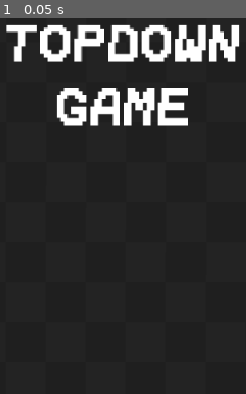
Above: before the commit, frame 1.
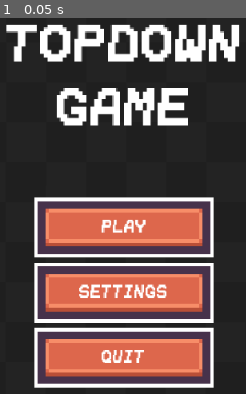
Above: after the commit, the same moment.

Repository: exglegaming/Top-Down-Game
Game: Godot game, scene res://scenes/ui/main_menu.tscn
Two runs of this game, one before a commit and one after it. Both use one fixed random seed, a clock stepped at 60 frames per second and the inputs below. The project has no main scene, so this scene is started directly.
Inputs:
- Up to frame 1 (0.05 s): no input

The runs differ from the first frame. In frame 1, 35% of the frame differs, in the area x 13-87%, y 47-99%.

Commit message:
added buttons

Diff:
--- /dev/null
+++ b/extra/font_16.tres
@@ -0,0 +1,6 @@
+[gd_resource type="LabelSettings" format=3 uid="uid://4rm1gvou0f2t"]
+
+[ext_resource type="FontFile" uid="uid://cmkei0r5t77jr" path="res://assets/font/Lilian.ttf" id="1_r2nvn"]
+
+[resource]
+font = ExtResource("1_r2nvn")
--- a/scenes/ui/main_menu.tscn
+++ b/scenes/ui/main_menu.tscn
@@ -4,10 +4,36 @@
 [ext_resource type="Texture2D" uid="uid://bjnh3sonwurje" path="res://assets/sprites/background_tiled.png" id="2_fe2o3"]
 [ext_resource type="Shader" uid="uid://c47o1a0f13bfo" path="res://shaders/ui/background.gdshader" id="2_m1kxf"]
 [ext_resource type="LabelSettings" uid="uid://vxh5qk55fkll" path="res://extra/font_48.tres" id="4_m1kxf"]
+[ext_resource type="Texture2D" uid="uid://dy8e3xkc5qdbp" path="res://assets/sprites/interface/Tilemap/tilemap_packed.png" id="5_x2yvf"]
+[ext_resource type="LabelSettings" uid="uid://4rm1gvou0f2t" path="res://extra/font_16.tres" id="6_uhagc"]
 
 [sub_resource type="ShaderMaterial" id="ShaderMaterial_1g8jr"]
 shader = ExtResource("2_m1kxf")
 shader_parameter/speed = 0.5
+
+[sub_resource type="AtlasTexture" id="AtlasTexture_uhagc"]
+atlas = ExtResource("5_x2yvf")
+region = Rect2(112, 48, 48, 16)
+
+[sub_resource type="AtlasTexture" id="AtlasTexture_8g5eo"]
+atlas = ExtResource("5_x2yvf")
+region = Rect2(112, 48, 48, 16)
+
+[sub_resource type="AtlasTexture" id="AtlasTexture_7suek"]
+atlas = ExtResource("5_x2yvf")
+region = Rect2(112, 48, 48, 16)
+
+[sub_resource type="AtlasTexture" id="AtlasTexture_btxxm"]
+atlas = ExtResource("5_x2yvf")
+region = Rect2(176, 48, 48, 16)
+
+[sub_resource type="AtlasTexture" id="AtlasTexture_wb0q5"]
+atlas = ExtResource("5_x2yvf")
+region = Rect2(176, 48, 48, 16)
+
+[sub_resource type="AtlasTexture" id="AtlasTexture_q85j6"]
+atlas = ExtResource("5_x2yvf")
+region = Rect2(176, 48, 48, 16)
 
 [node name="MainMenu" type="Control" unique_id=1242548632]
 layout_mode = 3
@@ -43,3 +69,289 @@
 GAME"
 label_settings = ExtResource("4_m1kxf")
 horizontal_alignment = 1
+
+[node name="MainButtons" type="Control" parent="." unique_id=1503909581]
+custom_minimum_size = Vector2(350, 220)
+layout_mode = 1
+anchors_preset = 8
+anchor_left = 0.5
+anchor_top = 0.5
+anchor_right = 0.5
+anchor_bottom = 0.5
+offset_left = -175.0
+offset_top = -59.0
+offset_right = 175.0
+offset_bottom = 161.0
+grow_horizontal = 2
+grow_vertical = 2
+
+[node name="VBoxContainer" type="VBoxContainer" parent="MainButtons" unique_id=1439207052]
+layout_mode = 1
+anchors_preset = 15
+anchor_right = 1.0
+anchor_bottom = 1.0
+grow_horizontal = 2
+grow_vertical = 2
+alignment = 1
+
+[node name="Play" type="Control" parent="MainButtons/VBoxContainer" unique_id=1689606340]
+custom_minimum_size = Vector2(0, 48)
+layout_mode = 2
+
+[node name="PlayButton" type="TextureButton" parent="MainButtons/VBoxContainer/Play" unique_id=533779624]
+custom_minimum_size = Vector2(180, 48)
+layout_mode = 1
+anchors_preset = 8
+anchor_left = 0.5
+anchor_top = 0.5
+anchor_right = 0.5
+anchor_bottom = 0.5
+offset_left = -90.0
+offset_top = -24.0
+offset_right = 90.0
+offset_bottom = 24.0
+grow_horizontal = 2
+grow_vertical = 2
+texture_normal = SubResource("AtlasTexture_uhagc")
+ignore_texture_size = true
+stretch_mode = 5
+
+[node name="Label" type="Label" parent="MainButtons/VBoxContainer/Play/PlayButton" unique_id=120800983]
+layout_mode = 1
+anchors_preset = 15
+anchor_right = 1.0
+anchor_bottom = 1.0
+grow_horizontal = 2
+grow_vertical = 2
+text = "PLAY"
+label_settings = ExtResource("6_uhagc")
+horizontal_alignment = 1
+vertical_alignment = 1
+
+[node name="Settings" type="Control" parent="MainButtons/VBoxContainer" unique_id=1854629689]
+custom_minimum_size = Vector2(0, 48)
+layout_mode = 2
+
+[node name="SettingsButton" type="TextureButton" parent="MainButtons/VBoxContainer/Settings" unique_id=2056722099]
+custom_minimum_size = Vector2(180, 48)
+layout_mode = 1
+anchors_preset = 8
+anchor_left = 0.5
+anchor_top = 0.5
+anchor_right = 0.5
+anchor_bottom = 0.5
+offset_left = -90.0
+offset_top = -24.0
+offset_right = 90.0
+offset_bottom = 24.0
+grow_horizontal = 2
+grow_vertical = 2
+texture_normal = SubResource("AtlasTexture_8g5eo")
+ignore_texture_size = true
+stretch_mode = 5
+
+[node name="Label" type="Label" parent="MainButtons/VBoxContainer/Settings/SettingsButton" unique_id=429295739]
+layout_mode = 1
+anchors_preset = 15
+anchor_right = 1.0
+anchor_bottom = 1.0
+grow_horizontal = 2
+grow_vertical = 2
+text = "SETTINGS"
+label_settings = ExtResource("6_uhagc")
+horizontal_alignment = 1
+vertical_alignment = 1
+
+[node name="Quit" type="Control" parent="MainButtons/VBoxContainer" unique_id=2136569765]
+custom_minimum_size = Vector2(0, 48)
+layout_mode = 2
+
+[node name="QuitButton" type="TextureButton" parent="MainButtons/VBoxContainer/Quit" unique_id=965024046]
+custom_minimum_size = Vector2(180, 48)
+layout_mode = 1
+anchors_preset = 8
+anchor_left = 0.5
+anchor_top = 0.5
+anchor_right = 0.5
+anchor_bottom = 0.5
+offset_left = -90.0
+offset_top = -24.0
+offset_right = 90.0
+offset_bottom = 24.0
+grow_horizontal = 2
+grow_vertical = 2
+texture_normal = SubResource("AtlasTexture_7suek")
+ignore_texture_size = true
+stretch_mode = 5
+
+[node name="Label" type="Label" parent="MainButtons/VBoxContainer/Quit/QuitButton" unique_id=335364743]
+layout_mode = 1
+anchors_preset = 15
+anchor_right = 1.0
+anchor_bottom = 1.0
+grow_horizontal = 2
+grow_vertical = 2
+text = "QUIT"
+label_settings = ExtResource("6_uhagc")
+horizontal_alignment = 1
+vertical_alignment = 1
+
+[node name="SettingsButtons" type="Control" parent="." unique_id=1358408525]
+custom_minimum_size = Vector2(350, 220)
+layout_mode = 1
+anchors_preset = 8
+anchor_left = 0.5
+anchor_top = 0.5
+anchor_right = 0.5
+anchor_bottom = 0.5
+offset_left = 243.0
+offset_top = -59.0
+offset_right = 593.0
+offset_bottom = 161.0
+grow_horizontal = 2
+grow_vertical = 2
+
+[node name="VBoxContainer" type="VBoxContainer" parent="SettingsButtons" unique_id=1484802292]
+layout_mode = 1
+anchors_preset = 15
+anchor_right = 1.0
+anchor_bottom = 1.0
+grow_horizontal = 2
+grow_vertical = 2
+alignment = 1
+
+[node name="Music" type="Control" parent="SettingsButtons/VBoxContainer" unique_id=1565720360]
+custom_minimum_size = Vector2(0, 48)
+layout_mode = 2
+
+[node name="MusicButton" type="TextureButton" parent="SettingsButtons/VBoxContainer/Music" unique_id=218701134]
+custom_minimum_size = Vector2(180, 48)
+layout_mode = 1
+anchors_preset = 8
+anchor_left = 0.5
+anchor_top = 0.5
+anchor_right = 0.5
+anchor_bottom = 0.5
+offset_left = -90.0
+offset_top = -24.0
+offset_right = 90.0
+offset_bottom = 24.0
+grow_horizontal = 2
+grow_vertical = 2
+texture_normal = SubResource("AtlasTexture_btxxm")
+ignore_texture_size = true
+stretch_mode = 5
+
+[node name="Label" type="Label" parent="SettingsButtons/VBoxContainer/Music/MusicButton" unique_id=1904965062]
+layout_mode = 1
+anchors_preset = 15
+anchor_right = 1.0
+anchor_bottom = 1.0
+grow_horizontal = 2
+grow_vertical = 2
+text = "MUSIC"
+label_settings = ExtResource("6_uhagc")
+horizontal_alignment = 1
+vertical_alignment = 1
+
+[node name="SFX" type="Control" parent="SettingsButtons/VBoxContainer" unique_id=1607477790]
+custom_minimum_size = Vector2(0, 48)
+layout_mode = 2
+
+[node name="SFXButton" type="TextureButton" parent="SettingsButtons/VBoxContainer/SFX" unique_id=1691508474]
+custom_minimum_size = Vector2(180, 48)
+layout_mode = 1
+anchors_preset = 8
+anchor_left = 0.5
+anchor_top = 0.5
+anchor_right = 0.5
+anchor_bottom = 0.5
+offset_left = -90.0
+offset_top = -24.0
+offset_right = 90.0
+offset_bottom = 24.0
+grow_horizontal = 2
+grow_vertical = 2
+texture_normal = SubResource("AtlasTexture_wb0q5")
+ignore_texture_size = true
+stretch_mode = 5
+
+[node name="Label" type="Label" parent="SettingsButtons/VBoxContainer/SFX/SFXButton" unique_id=839780064]
+layout_mode = 1
+anchors_preset = 15
+anchor_right = 1.0
+anchor_bottom = 1.0
+grow_horizontal = 2
+grow_vertical = 2
+text = "SFX"
+label_settings = ExtResource("6_uhagc")
+horizontal_alignment = 1
+vertical_alignment = 1
+
+[node name="Window" type="Control" parent="SettingsButtons/VBoxContainer" unique_id=1996859373]
+custom_minimum_size = Vector2(0, 48)
+layout_mode = 2
+
+[node name="WindowButton" type="TextureButton" parent="SettingsButtons/VBoxContainer/Window" unique_id=1953831068]
+custom_minimum_size = Vector2(180, 48)
+layout_mode = 1
+anchors_preset = 8
+anchor_left = 0.5
+anchor_top = 0.5
+anchor_right = 0.5
+anchor_bottom = 0.5
+offset_left = -90.0
+offset_top = -24.0
+offset_right = 90.0
+offset_bottom = 24.0
+grow_horizontal = 2
+grow_vertical = 2
+texture_normal = SubResource("AtlasTexture_q85j6")
+ignore_texture_size = true
+stretch_mode = 5
+
+[node name="Label" type="Label" parent="SettingsButtons/VBoxContainer/Window/WindowButton" unique_id=1470717387]
+layout_mode = 1
+anchors_preset = 15
+anchor_right = 1.0
+anchor_bottom = 1.0
+grow_horizontal = 2
+grow_vertical = 2
+text = "WINDOW"
+label_settings = ExtResource("6_uhagc")
+horizontal_alignment = 1
+vertical_alignment = 1
+
+[node name="Back" type="Control" parent="SettingsButtons/VBoxContainer" unique_id=957559061]
+custom_minimum_size = Vector2(0, 48)
+layout_mode = 2
+
+[node name="BackButton" type="TextureButton" parent="SettingsButtons/VBoxContainer/Back" unique_id=1491209997]
+custom_minimum_size = Vector2(180, 48)
+layout_mode = 1
+anchors_preset = 8
+anchor_left = 0.5
+anchor_top = 0.5
+anchor_right = 0.5
+anchor_bottom = 0.5
+offset_left = -90.0
+offset_top = -24.0
+offset_right = 90.0
+offset_bottom = 24.0
+grow_horizontal = 2
+grow_vertical = 2
+texture_normal = SubResource("AtlasTexture_btxxm")
+ignore_texture_size = true
+stretch_mode = 5
+
+[node name="Label" type="Label" parent="SettingsButtons/VBoxContainer/Back/BackButton" unique_id=916824228]
+layout_mode = 1
+anchors_preset = 15
+anchor_right = 1.0
+anchor_bottom = 1.0
+grow_horizontal = 2
+grow_vertical = 2
+text = "BACK"
+label_settings = ExtResource("6_uhagc")
+horizontal_alignment = 1
+vertical_alignment = 1
